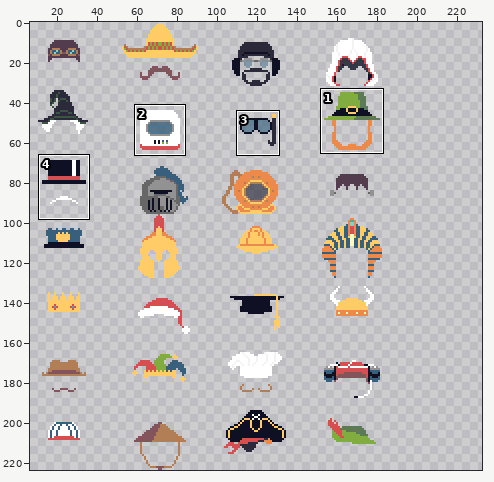
Two versions of one pixel-art file, art/hats.aseprite. The first picture is a wide view before the edit; the outline marks the close-up.
Close-up. Before the edit:
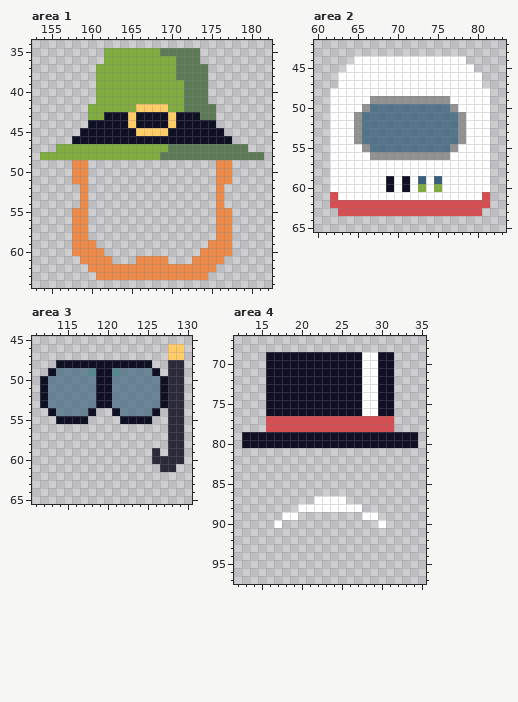
192x224 pixels, 1 frame. Colours within 5 levels of each other are drawn and written as one. Shown: area 1: x 153..182, y 34..64; area 2: x 60..83, y 42..65; area 3: x 111..130, y 45..65; area 4: x 12..35, y 67..97. The old version is drawn lined up with the new one, on the new canvas. The wide view leaves out empty margins. The commit also changed other parts of the picture, which this record leaves out.
Once edited:
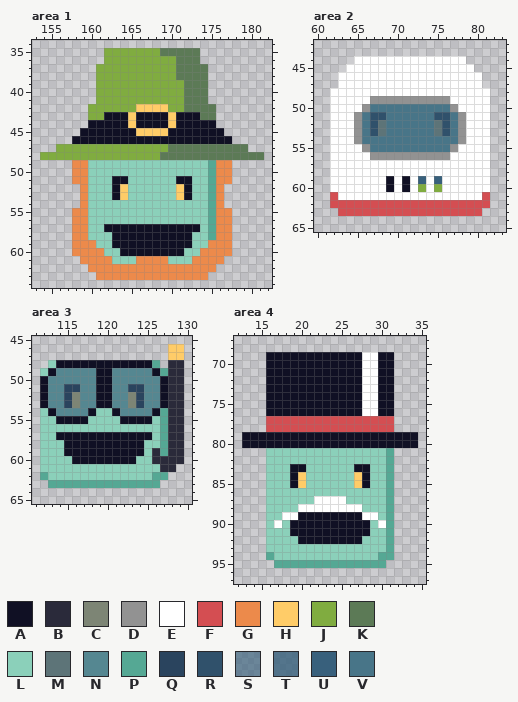
Palette (. is transparent): A #101024  B #2a2a3a  C #7d8575  D #929292  E #ffffff  F #d44e52  G #ec8a4b  H #ffcc68  J #80ac40  K #5c7a56  L #8bd0ba  M #5d7478  N #558791  P #55a894  Q #2a445e  R #30516b  S #38607ca7  T #38607ccf  U #38607c  V #487588
What changed:
canvas 192x224 -> 240x224
Area 1:
The author put colour A in row 51 at x 163 to 164 and 171 to 172; in rows 52 to 53 at x 163 and 172; in row 57 at x 162 to 173; in rows 58 to 59 at x 163 to 172; in row 60 at x 164 to 171.
The author put colour H in rows 52 to 53 at x 164 and 171.
The author put colour L in rows 49 to 50 at x 160 to 174; in rows 51 to 53 at x 160 to 162, 165 to 170 and 173 to 174; in rows 54 to 56 at x 160 to 174; in row 57 at x 160 to 161 and 174; in row 58 at x 160 to 162 and 173 to 174; in row 59 at x 161 to 162 and 173 to 174.
The author put colour L in row 60 at x 162 to 163 and 172 to 173; in row 61 at x 163 to 165 and 170 to 172.
The author put colour P in rows 49 to 58 at x 175.
Area 2:
Colour T becomes colour M in rows 52 to 53 at x 68 and 75.
Colour T becomes colour R in row 51 at x 67 to 68 and 75 to 76; in rows 52 to 53 at x 67 and 76.
Colour T becomes colour V in row 50 at x 67 to 76; in rows 51 to 53 at x 66, 69 to 74 and 77; in row 54 at x 66 to 77; in row 55 at x 67 to 76.
Area 3:
The author put colour A in row 57 at x 114 to 125; in rows 58 to 59 at x 115 to 124; in row 60 at x 116 to 123.
Colour S becomes colour C in rows 52 to 53 at x 116 and 123.
The author put colour L in row 48 at x 113; in row 49 at x 112; in row 54 at x 112 and 119 to 120; in row 55 at x 112 to 113, 118 to 121 and 126; in row 56 at x 112 to 126; in row 57 at x 112 to 113 and 126.
The author put colour L in row 58 at x 112 to 114 and 125 to 126; in row 59 at x 112 to 114 and 125; in row 60 at x 112 to 115 and 124 to 125; in row 61 at x 112 to 126; in row 62 at x 113 to 125.
Colour S becomes colour N in row 49 at x 114 to 117 and 122 to 125; in row 50 at x 113 to 118 and 121 to 126; in rows 51 to 53 at x 113 to 114, 117 to 118, 121 to 122 and 125 to 126; in row 54 at x 114 to 117 and 122 to 125.
The author put colour P in row 48 at x 126; in row 49 at x 127; in rows 54 to 59 at x 127; in row 62 at x 112 and 126 to 127; in row 63 at x 113 to 126.
Colour S becomes colour Q in row 51 at x 115 to 116 and 123 to 124; in rows 52 to 53 at x 115 and 124.
Area 4:
The author put colour A in row 83 at x 19 to 20 and 27 to 28; in rows 84 to 85 at x 19 and 28; in row 89 at x 20 to 27; in rows 90 to 91 at x 19 to 28; in row 92 at x 20 to 27.
The author put colour H in rows 84 to 85 at x 20 and 27.
The author put colour L in rows 81 to 82 at x 16 to 30; in rows 83 to 85 at x 16 to 18, 21 to 26 and 29 to 30; in row 86 at x 16 to 30; in row 87 at x 16 to 21 and 26 to 30; in row 88 at x 16 to 19 and 28 to 30; in row 89 at x 16 to 17 and 30.
The author put colour L in row 90 at x 16, 18 and 29; in row 91 at x 16 to 18 and 29 to 30; in row 92 at x 16 to 19 and 28 to 30; in row 93 at x 16 to 30; in row 94 at x 17 to 29.
The author put colour P in rows 81 to 93 at x 31; in row 94 at x 16 and 30 to 31; in row 95 at x 17 to 30.
Changed places in both close-ups, as pixel boxes (x1, y1, x2, y2):
added: (88, 160, 216, 264)
changed: (362, 104, 458, 152)
changed: (40, 360, 168, 488)
added: (266, 448, 394, 568)
